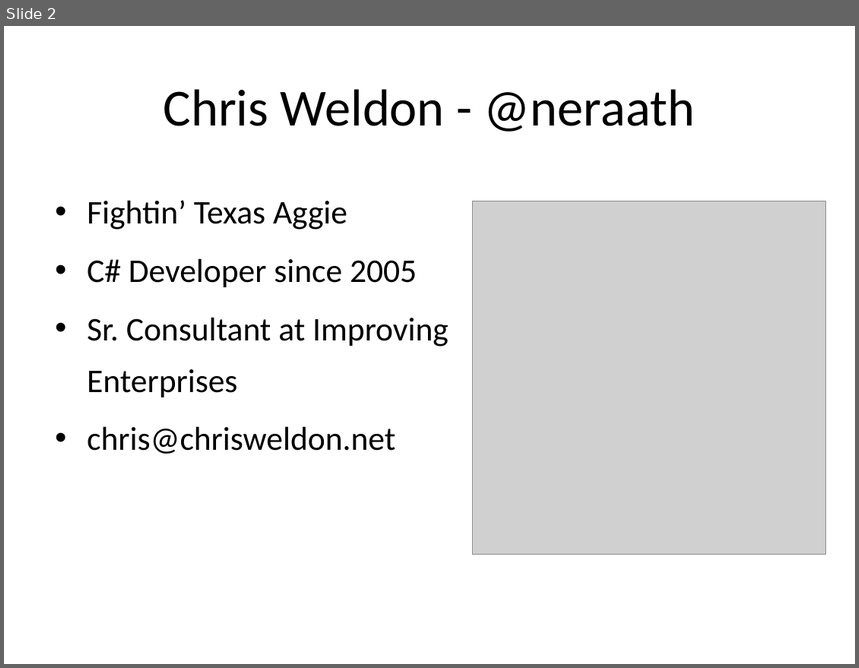
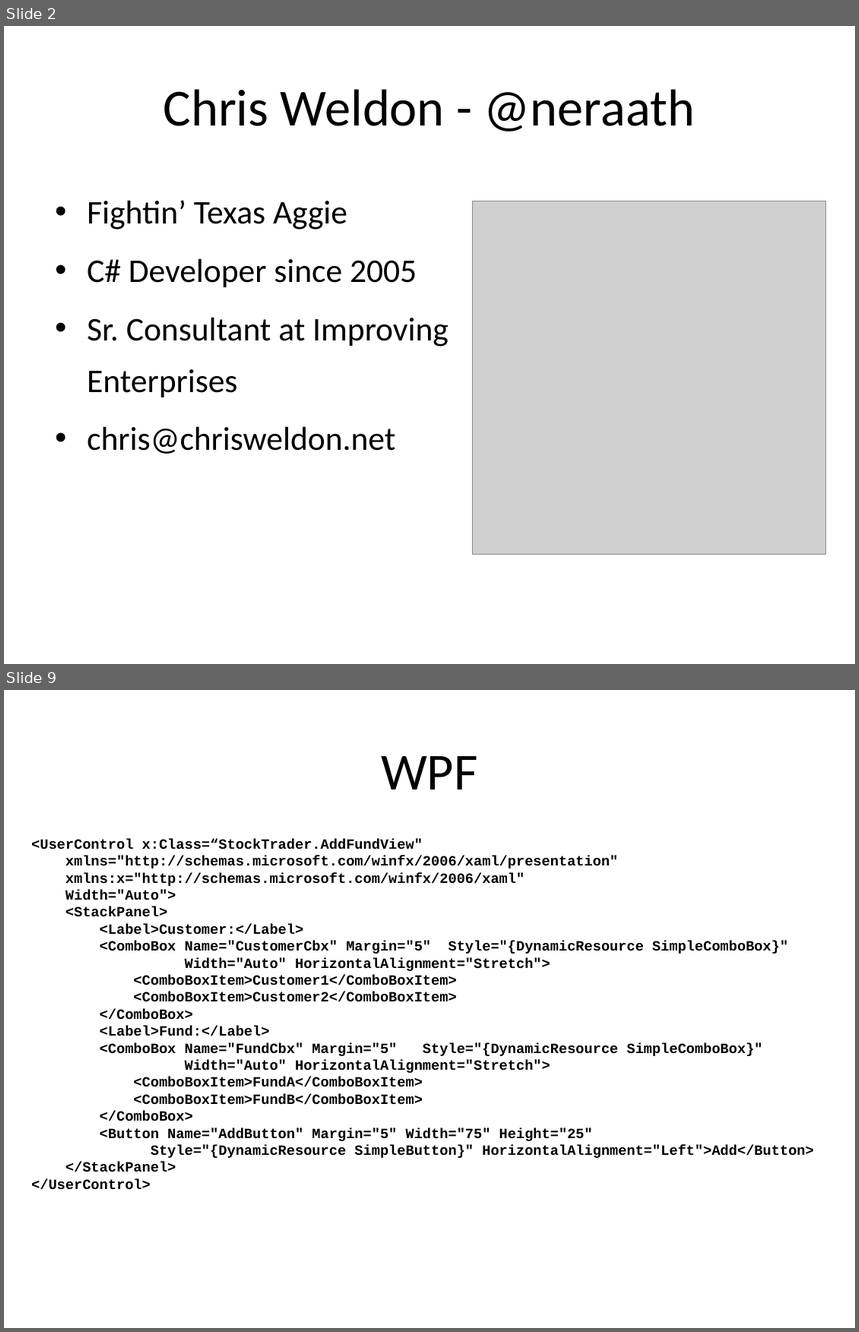
Before and after one commit to neraath/prism-talk, a slide deck: prism-talk.pptx. Shown one above the other, each under a label of ours: slide 2 before the commit, slides 2 and 9 after it; the slides between them are not shown. The pictures are 859x668 and 859x1332 pixels, drawn with LibreOffice and Linux fonts; fonts in the diff are those of the drawing; grey boxes stand for pictures. Boxes give left, top, right and bottom in pixels: in the first picture for what was removed or moved away, otherwise in the second. Text is boxed around its words. In the diff, an @@ line names an element or a change of style, - is before the commit and + after.

```diff
--- a/prism-talk.pptx
+++ b/prism-talk.pptx
@@ slide 9 added at [4, 690, 855, 1328], background #FFFFFF @@
@@ title added at [381, 756, 478, 790], 44 pt, text #000000 @@
+WPF
@@ text added at [31, 839, 813, 1190], 12 pt, text #000000, bold @@
+<UserControl x:Class=“StockTrader.AddFundView"
+xmlns="http://schemas.microsoft.com/winfx/2006/xaml/presentation"
+xmlns:x="http://schemas.microsoft.com/winfx/2006/xaml"
+Width="Auto">
+<StackPanel>
+<Label>Customer:</Label>
+<ComboBox Name="CustomerCbx" Margin="5" Style="{DynamicResource SimpleComboBox}"
+Width="Auto" HorizontalAlignment="Stretch">
+<ComboBoxItem>Customer1</ComboBoxItem>
+<ComboBoxItem>Customer2</ComboBoxItem>
+</ComboBox>
+<Label>Fund:</Label>
+<ComboBox Name="FundCbx" Margin="5" Style="{DynamicResource SimpleComboBox}"
+Width="Auto" HorizontalAlignment="Stretch">
+<ComboBoxItem>FundA</ComboBoxItem>
+<ComboBoxItem>FundB</ComboBoxItem>
+</ComboBox>
+<Button Name="AddButton" Margin="5" Width="75" Height="25"
+Style="{DynamicResource SimpleButton}" HorizontalAlignment="Left">Add</Button>
+</StackPanel>
+</UserControl>
```
Also in this commit, not shown: 1 slide changed, 41 other slides added.
